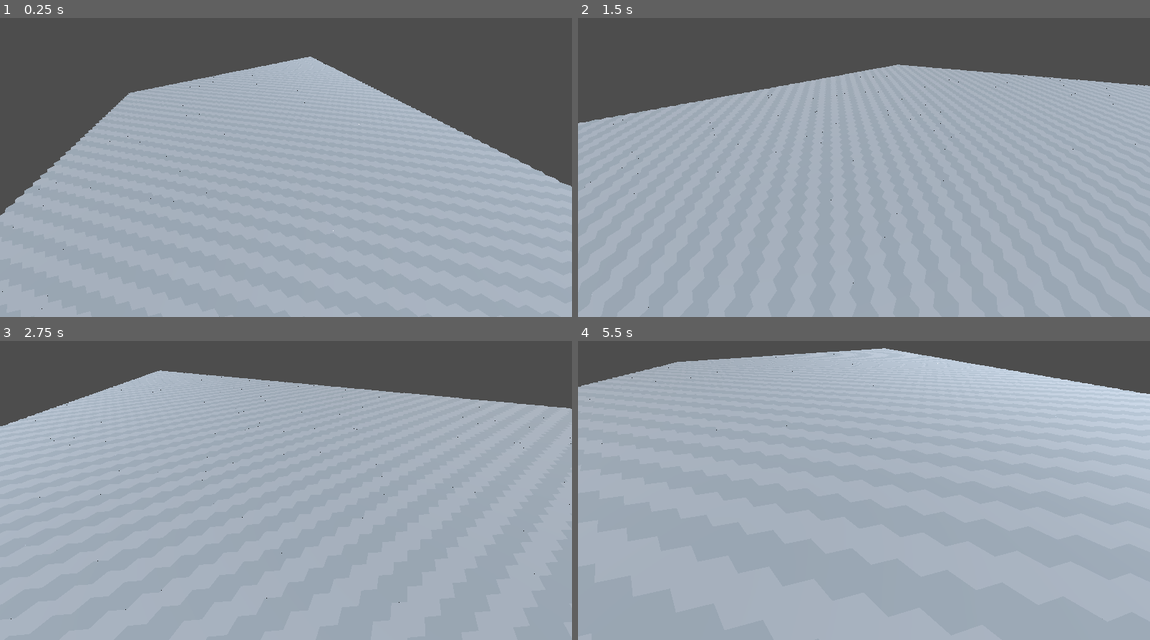
Above: before the commit, frames 1-4 (two rows, left to right).
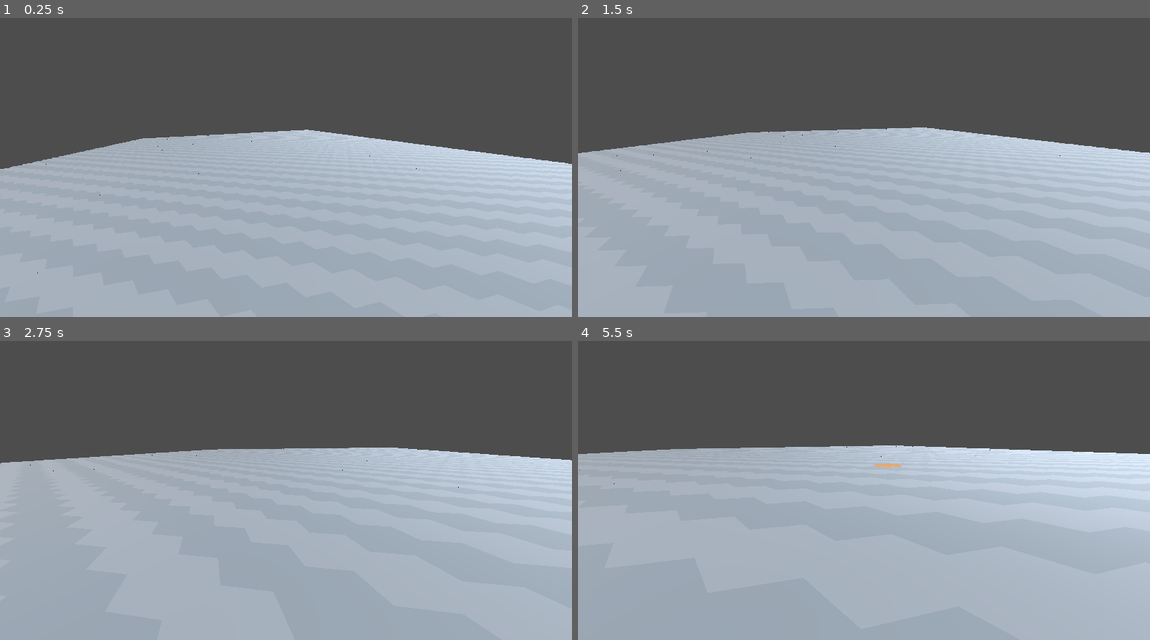
Above: after the commit, the same moments.

Repository: batazor/breakpoint
Game: Godot game, scene res://scenes/main.tscn
Same seed, same stepped clock (60 frames per second), same inputs: the game is played once before the commit and once after it.
Inputs (mouse positions are in pixels of both pictures, inside the frame that each line leads up to):
- Up to frame 1 (0.25 s): no input
- Up to frame 2 (1.5 s): tap Enter at 0.5 s; move the mouse to (989, 140) at 0.52 s; hold E (rotate_right) 0.53-1.28 s; hold Mouse wheel up (zoom_in) 0.53-1.28 s; click (989, 140) at 0.67 s; move the mouse to (749, 173) at 1.27 s; hold S (move_back) from 1.28 s (still down); tap Mouse wheel down (zoom_out) at 1.35 s
- Up to frame 3 (2.75 s): move the mouse to (343, 409) at 2.02 s; release S (move_back) at 2.03 s; hold E (rotate_right) from 2.03 s (still down); hold Mouse wheel up (zoom_in) from 2.03 s (still down)
- Up to frame 4 (5.5 s): move the mouse to (835, 544) at 2.77 s; release E (rotate_right) at 2.78 s; release Mouse wheel up (zoom_in) at 2.78 s; hold W (move_forward) 2.78-3.53 s; tap Mouse wheel down (zoom_out) at 2.85, 4.35 s; click (835, 544) at 2.92 s; move the mouse to (1035, 526) at 3.52 s; hold Mouse wheel up (zoom_in) 3.53-4.28 s; hold Q (rotate_left) 3.53-5.03 s; move the mouse to (692, 430) at 4.27 s; move the mouse to (892, 478) at 5.02 s; hold S (move_back) from 5.03 s (still down); hold Mouse wheel up (zoom_in) from 5.03 s (still down); click (892, 478) at 5.17 s

The runs differ from the first frame. In frame 1, 16% of the frame differs, in the area x 0-100%, y 12-100%; in frame 2, 22%; in frame 3, 25%; in frame 4, 35%, in the area x 0-100%, y 2-94%.

Commit message:
improve camera

Diff:
--- a/scripts/camera_controller.gd
+++ b/scripts/camera_controller.gd
@@ -2,18 +2,24 @@
 
 @export var grid_path: NodePath = NodePath("../HexGrid")
 @export var move_speed: float = 18.0
-@export var zoom_speed: float = 10.0
+@export var zoom_speed: float = 16.0
 @export var min_zoom: float = 10.0
 @export var max_zoom: float = 120.0
 @export var start_zoom: float = 38.0
 @export var camera_rotation_degrees: Vector3 = Vector3(-35.0, 45.0, 0.0)
 @export var clamp_margin: float = 6.0
-@export var rotate_speed: float = 90.0  # degrees per second for Q/E yaw
+@export var rotate_speed: float = 360.0  # degrees per second for Q/E yaw
+@export var distance_lerp_speed: float = 16.0
+@export var yaw_lerp_speed: float = 60.0
+@export var min_pitch_degrees: float = -85.0
+@export var max_pitch_degrees: float = -10.0
 
 var grid: Node
 var camera: Camera3D
 var target_distance: float
-var yaw_degrees: float = 0.0
+var current_distance: float
+var target_yaw: float = 0.0
+var current_yaw: float = 0.0
 
 
 func _ready() -> void:
@@ -26,6 +32,7 @@
 
 	grid = null if grid_path.is_empty() else get_node_or_null(grid_path)
 	target_distance = clampf(start_zoom, min_zoom, max_zoom)
+	current_distance = target_distance
 
 	_center_on_grid()
 	_apply_camera_pose()
@@ -35,6 +42,7 @@
 	_handle_rotate(delta)
 	_handle_move(delta)
 	_handle_zoom(delta)
+	_update_camera_smooth(delta)
 
 
 func _unhandled_input(event: InputEvent) -> void:
@@ -95,25 +103,27 @@
 
 
 func _handle_rotate(delta: float) -> void:
-	var rot_dir := Input.get_action_strength("rotate_right") - Input.get_action_strength("rotate_left")
+	var rot_dir := Input.get_action_strength("rotate_left") - Input.get_action_strength("rotate_right")
 	if rot_dir == 0.0:
 		return
-	yaw_degrees += rot_dir * rotate_speed * delta
-	_apply_camera_pose()
+	target_yaw += rot_dir * rotate_speed * delta
 
 
 func _zoom_delta(amount: float) -> void:
 	target_distance = clampf(target_distance + amount, min_zoom, max_zoom)
-	_apply_camera_pose()
 
 
 func _apply_camera_pose() -> void:
 	if camera == null:
 		return
 
+	var t := clampf(inverse_lerp(min_zoom, max_zoom, current_distance), 0.0, 1.0)
+	# Ease so that pitch change is stronger when getting higher.
+	t = pow(t, 1.6)
+	var pitch := lerp_angle(max_pitch_degrees, min_pitch_degrees, t)
 	camera.rotation_degrees = Vector3(
-		camera_rotation_degrees.x,
-		camera_rotation_degrees.y + yaw_degrees,
+		pitch,
+		camera_rotation_degrees.y + current_yaw,
 		camera_rotation_degrees.z
 	)
 	var forward := -camera.transform.basis.z
@@ -121,7 +131,7 @@
 		forward = Vector3.FORWARD
 
 	# Place camera back along its forward vector so it looks toward the grid.
-	camera.position = -forward.normalized() * target_distance
+	camera.position = -forward.normalized() * current_distance
 
 
 func _center_on_grid() -> void:
@@ -170,3 +180,10 @@
 		if InputMap.action_get_events(action).is_empty():
 			for ev in actions[action]:
 				InputMap.action_add_event(action, ev)
+
+
+func _update_camera_smooth(delta: float) -> void:
+	# Smoothly approach target distance and yaw.
+	current_distance = lerp(current_distance, target_distance, 1.0 - exp(-distance_lerp_speed * delta))
+	current_yaw = lerp_angle(current_yaw, target_yaw, 1.0 - exp(-yaw_lerp_speed * delta))
+	_apply_camera_pose()
--- a/scripts/hex_grid.gd
+++ b/scripts/hex_grid.gd
@@ -11,12 +11,16 @@
 @export var use_multimesh: bool = true
 @export var color_even: Color = Color(0.76, 0.81, 0.87)
 @export var color_odd: Color = Color(0.70, 0.76, 0.82)
+@export var selection_color: Color = Color(1.0, 0.6, 0.2, 0.6)
+@export var selection_height: float = 0.05
+@export var selection_scale: float = 1.05
 
 var bounds_rect: Rect2
 var multimesh_instance: MultiMeshInstance3D
 var collision_root: Node3D
 var shared_shape: ConvexPolygonShape3D
 var hex_basis: Basis = Basis(Vector3.UP, deg_to_rad(30.0))  # rotate mesh to flat-top
+var selection_indicator: MeshInstance3D
 
 
 func _ready() -> void:
@@ -24,6 +28,7 @@
 	collision_root = Node3D.new()
 	collision_root.name = "CollisionRoot"
 	add_child(collision_root)
+	_create_selection_indicator()
 	regenerate_grid()
 
 
@@ -148,6 +153,7 @@
 	var collider: Object = hit.get("collider")
 	if collider and collider.has_meta("axial"):
 		var axial: Vector2i = collider.get_meta("axial")
+		_show_selection(axial)
 		print("Clicked hex q=%d r=%d" % [axial.x, axial.y])
 
 
@@ -172,3 +178,35 @@
 	var shape := ConvexPolygonShape3D.new()
 	shape.points = verts
 	return shape
+
+
+func _create_selection_indicator() -> void:
+	selection_indicator = MeshInstance3D.new()
+	selection_indicator.name = "Selection"
+	var mesh := CylinderMesh.new()
+	mesh.top_radius = hex_radius * selection_scale
+	mesh.bottom_radius = hex_radius * selection_scale
+	mesh.height = selection_height
+	mesh.radial_segments = 6
+	mesh.rings = 1
+
+	var mat := StandardMaterial3D.new()
+	mat.albedo_color = selection_color
+	mat.emission_enabled = true
+	mat.emission = selection_color
+	mat.shading_mode = StandardMaterial3D.SHADING_MODE_UNSHADED
+	mat.transparency = BaseMaterial3D.TRANSPARENCY_ALPHA
+	mesh.surface_set_material(0, mat)
+
+	selection_indicator.mesh = mesh
+	selection_indicator.visible = false
+	add_child(selection_indicator)
+
+
+func _show_selection(axial: Vector2i) -> void:
+	if selection_indicator == null:
+		return
+	var pos := HexUtils.axial_to_world(axial.x, axial.y, hex_radius)
+	var y := y_offset + hex_height * 0.5 + selection_height * 0.5 + 0.01
+	selection_indicator.transform = Transform3D(hex_basis, Vector3(pos.x, y, pos.z))
+	selection_indicator.visible = true
